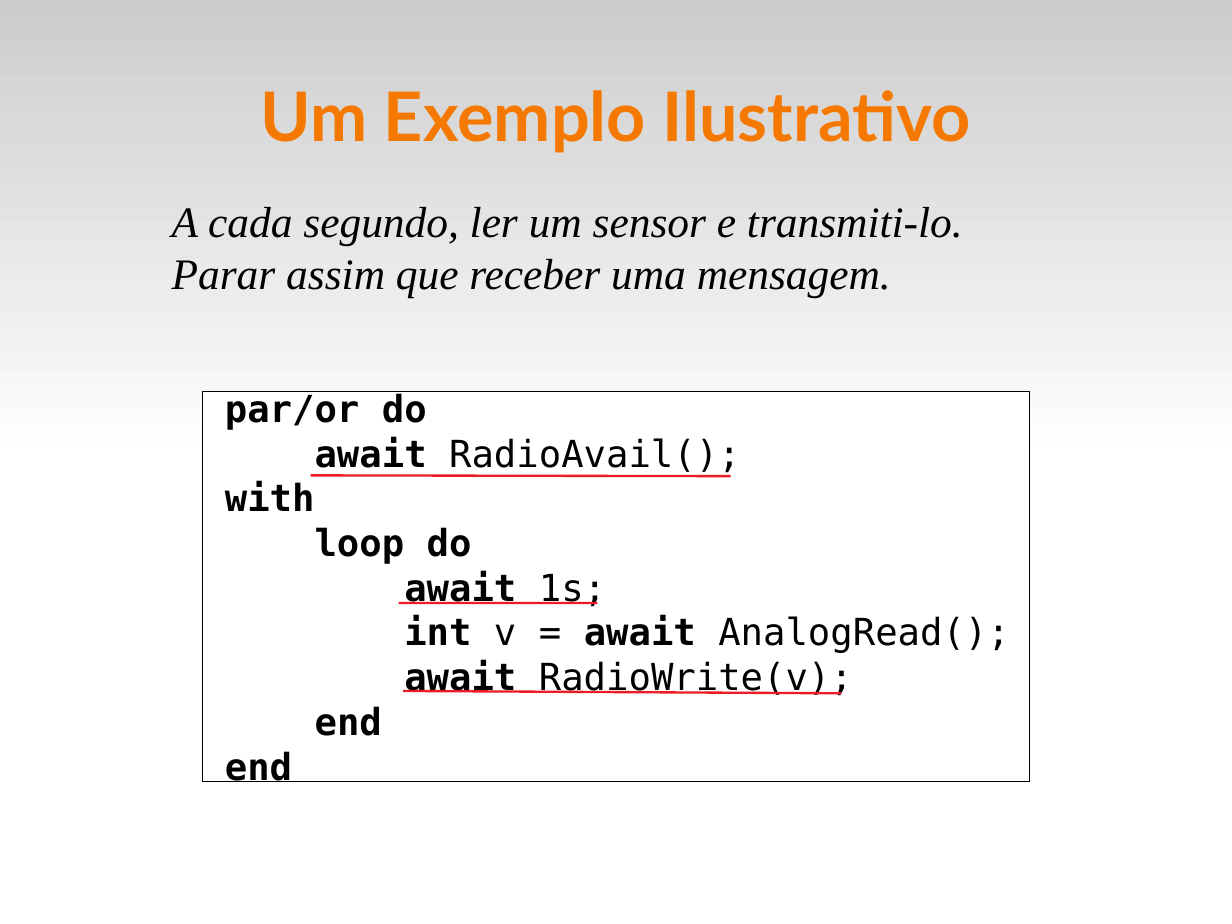
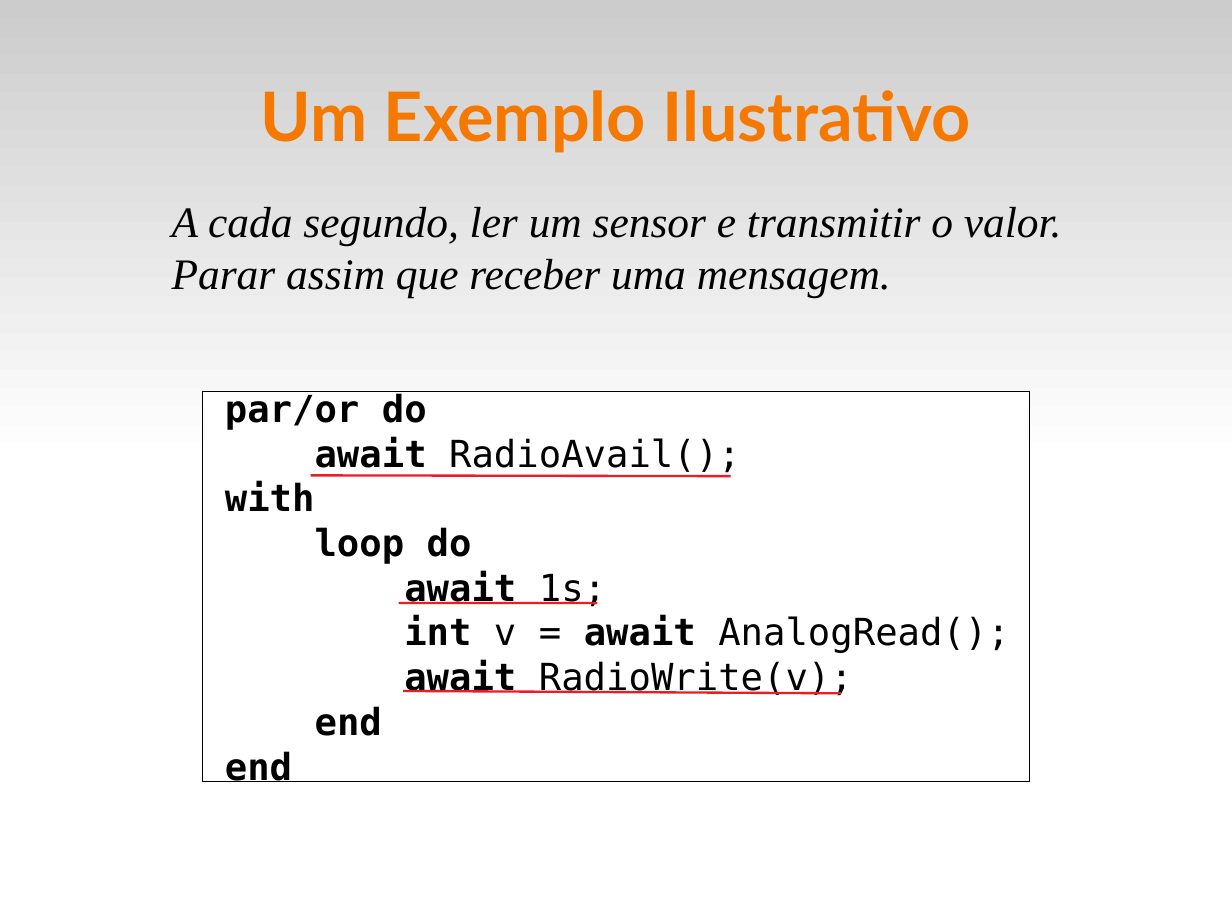
Before and after one commit to fsantanna-no/ceu-docs, a slide deck: slide 13 of ceu_ime.odp (slide 12 before the commit). Drawn at 1232x924 pixels with LibreOffice and Linux fonts; fonts in the diff are those of the drawing. Boxes give left, top, right and bottom in pixels: in the first picture for what was removed or moved away, otherwise in the second. Text is boxed around its words. In the diff, an @@ line names an element or a change of style, - is before the commit and + after.

```diff
--- a/ceu_ime.odp
+++ b/ceu_ime.odp
@@ text at (x1=172, y1=207, x2=1062, y2=246): text changed @@
-A cada segundo, ler um sensor e transmiti-lo.
+A cada segundo, ler um sensor e transmitir o valor.
```
Also in this commit, not shown: 4 other slides changed, 1 slide added, 1 other file.
